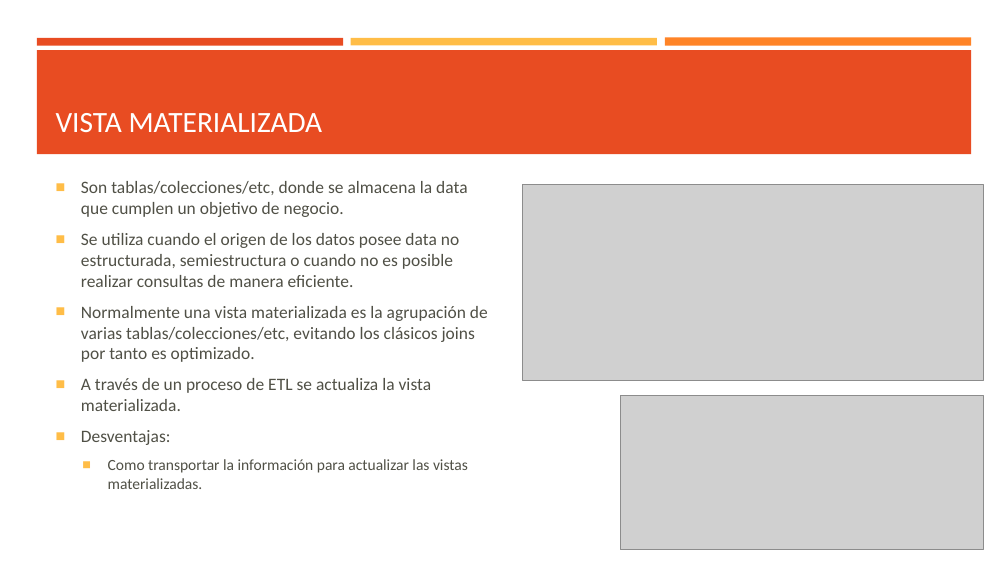
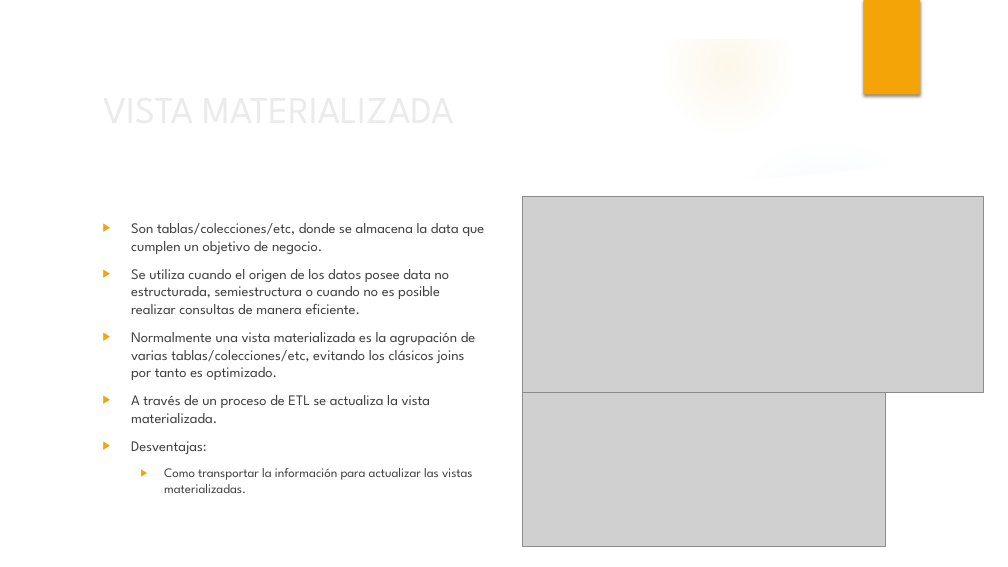
Before and after one commit to hernxntk/evensourcing-demo, a slide deck: slide 6 of Presentación1.pptx. Drawn at 1008x567 pixels with LibreOffice and Linux fonts; fonts in the diff are those of the drawing; grey boxes stand for pictures; background and template pictures are left out. Boxes give left, top, right and bottom in pixels: in the first picture for what was removed or moved away, otherwise in the second. Text is boxed around its words. In the diff, an @@ line names an element or a change of style, - is before the commit and + after.

```diff
--- a/Presentación1.pptx
+++ b/Presentación1.pptx
@@ group added at box(0, 0, 1008, 567): 6 ellipses, 3 freeform shapes @@
@@ rectangle added at box(864, 0, 920, 95), fill #F5A408 @@
@@ rectangle removed at box(37, 38, 343, 45) @@
@@ rectangle removed at box(37, 50, 972, 154) @@
@@ rectangle removed at box(351, 38, 657, 45) @@
@@ rectangle removed at box(665, 38, 971, 46) @@
@@ title "VISTA MATERIALIZADA": place and size @@
-title "VISTA MATERIALIZADA" at box(56, 113, 323, 132)
+title "VISTA MATERIALIZADA" at box(95, 79, 820, 139)
@@ title "VISTA MATERIALIZADA" at box(95, 79, 820, 139): size 28 to 36 pt, font Calibri to League Spartan, text colour #FFFFFF to #EBEBEB; vertical alignment bottom to middle @@
@@ picture: place and size @@
-picture at box(523, 185, 984, 381)
+picture at box(523, 197, 984, 393)
@@ text "Son tablas/colecciones/etc, donde se almacena ...": place and size @@
-text "Son tablas/colecciones/etc, donde se almacena ..." at box(81, 181, 488, 489)
+text "Son tablas/colecciones/etc, donde se almacena ..." at box(131, 223, 484, 493)
@@ text "Son tablas/colecciones/etc, donde se almacena ..." at box(131, 223, 484, 493): size 16.6 to 13.9 pt in "Son tablas/colecciones/etc, donde se almacena la data ...", "Se utiliza cuando el origen de los ...", "Normalmente una vista materializada es la agrupación ...", "A través de un proceso de ETL ..." and 1 more places; font Calibri to League Spartan, text colour #505046 to #404040; size 14.8 to 12.4 pt in "Como transportar la información para actualizar las ..."; bullet ■ to ▶; bullet colour #FFBD47 to #F5A408; more space between paragraphs; vertical alignment middle to top @@
@@ picture: place and size @@
-picture at box(620, 395, 983, 550)
+picture at box(523, 392, 886, 547)
```
Also in this commit, not shown: 7 other slides changed, 3 slides added, 1 slide removed, 6 other files.
